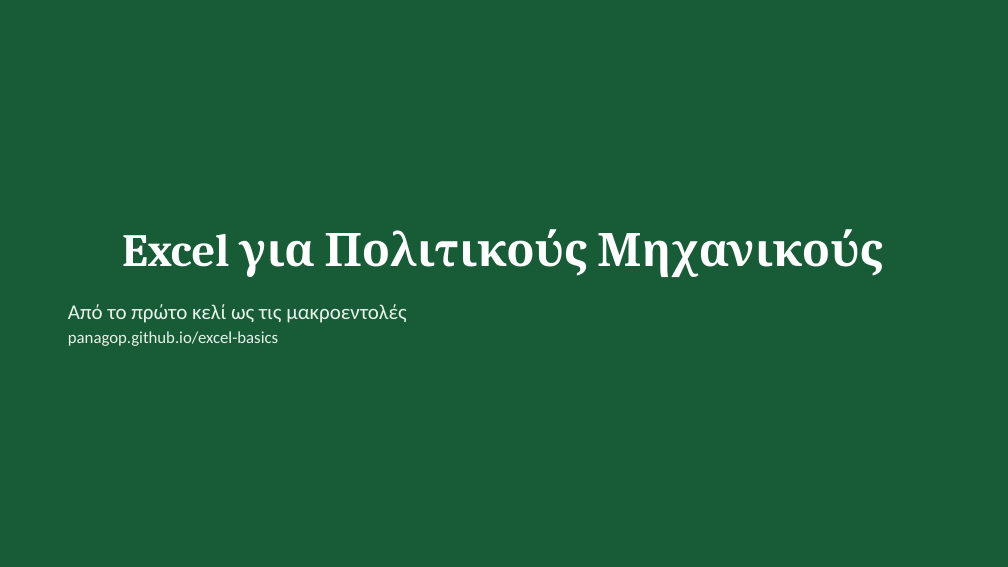
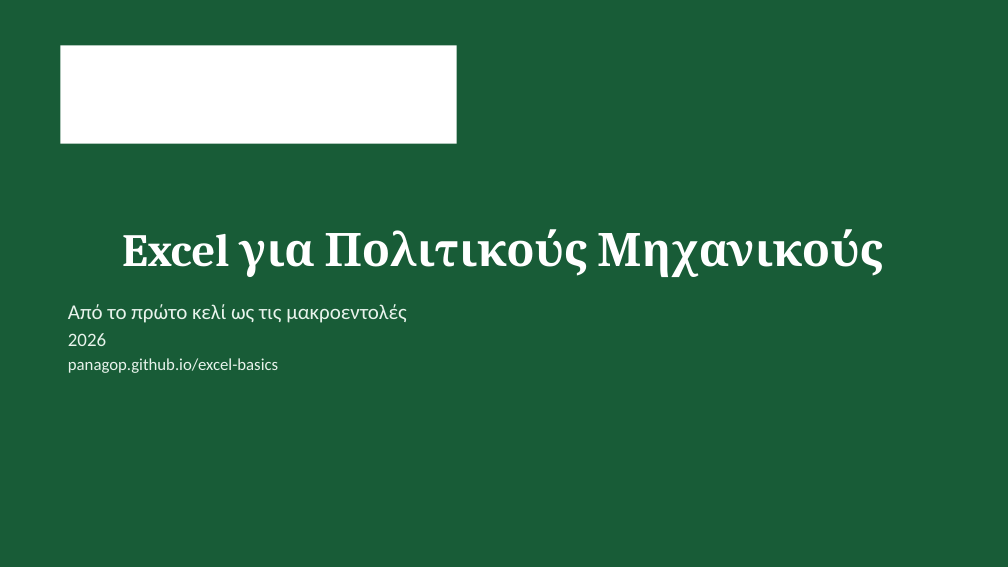
Before and after one commit to panagop/excel-basics, a slide deck: slide 1 of presentation/excel-civil-engineers.pptx. Drawn at 1008x567 pixels with LibreOffice and Linux fonts; fonts in the diff are those of the drawing; background and template pictures are left out. Boxes give left, top, right and bottom in pixels: in the first picture for what was removed or moved away, otherwise in the second. Text is boxed around its words. In the diff, an @@ line names an element or a change of style, - is before the commit and + after.

```diff
--- a/presentation/excel-civil-engineers.pptx
+++ b/presentation/excel-civil-engineers.pptx
@@ rectangle added at (60,45,457,144), fill #FFFFFF @@
@@ text at (68,333,106,346): paragraph added @@
+2026
```
Also in this commit, not shown: 24 other slides changed, 6 other files.
